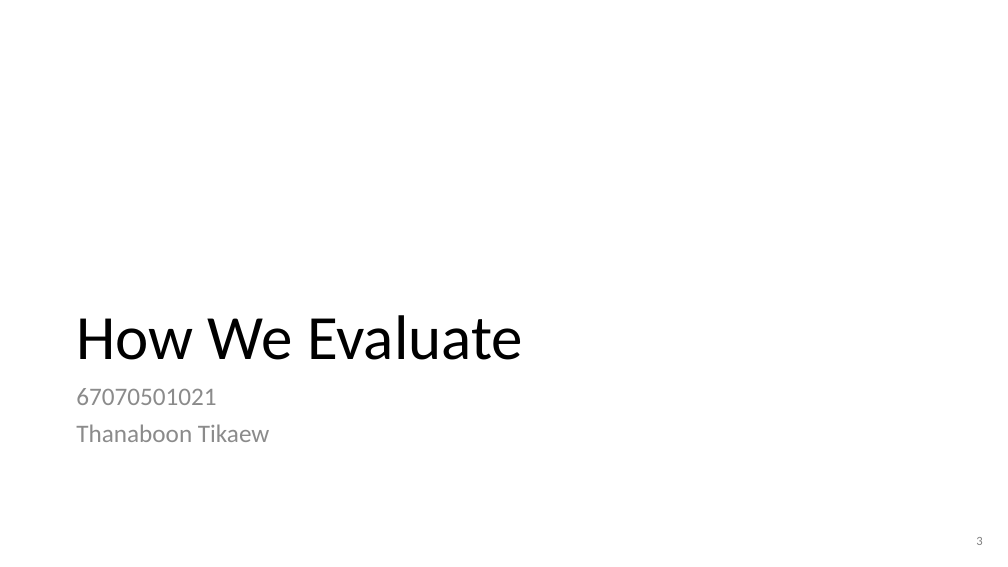
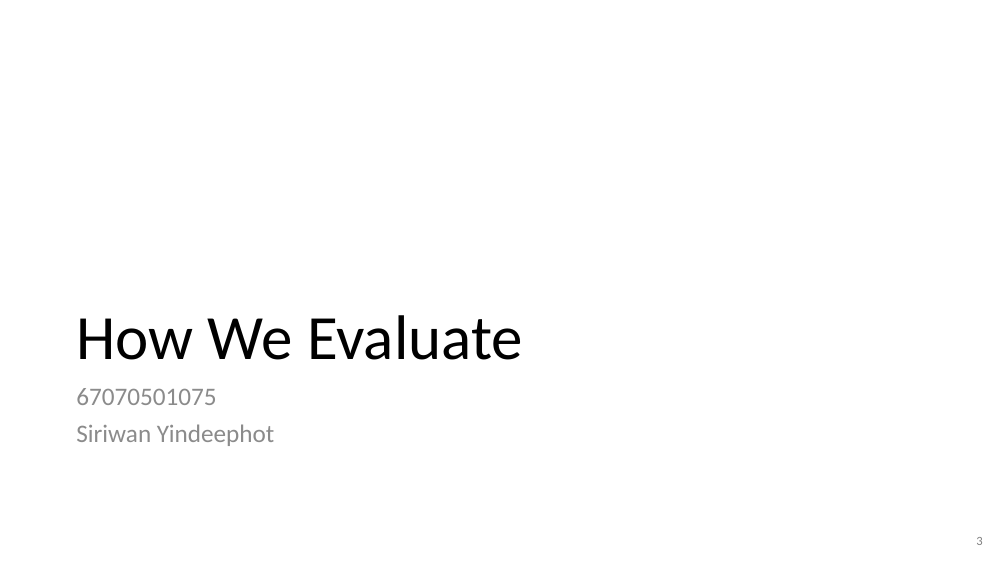
Before and after one commit to Kiatisakk/CPE333-OS, a slide deck: slide 3 of PS08/slides/PS08.pptx. Drawn at 1008x567 pixels with LibreOffice and Linux fonts; fonts in the diff are those of the drawing. Boxes give left, top, right and bottom in pixels: in the first picture for what was removed or moved away, otherwise in the second. Text is boxed around its words. In the diff, an @@ line names an element or a change of style, - is before the commit and + after.

```diff
--- a/PS08/slides/PS08.pptx
+++ b/PS08/slides/PS08.pptx
@@ text at [76,388,274,446]: text changed @@
-67070501021
-Thanaboon Tikaew
+67070501075
+Siriwan Yindeephot
```
Also in this commit, not shown: 3 other slides changed, 2 other files.
